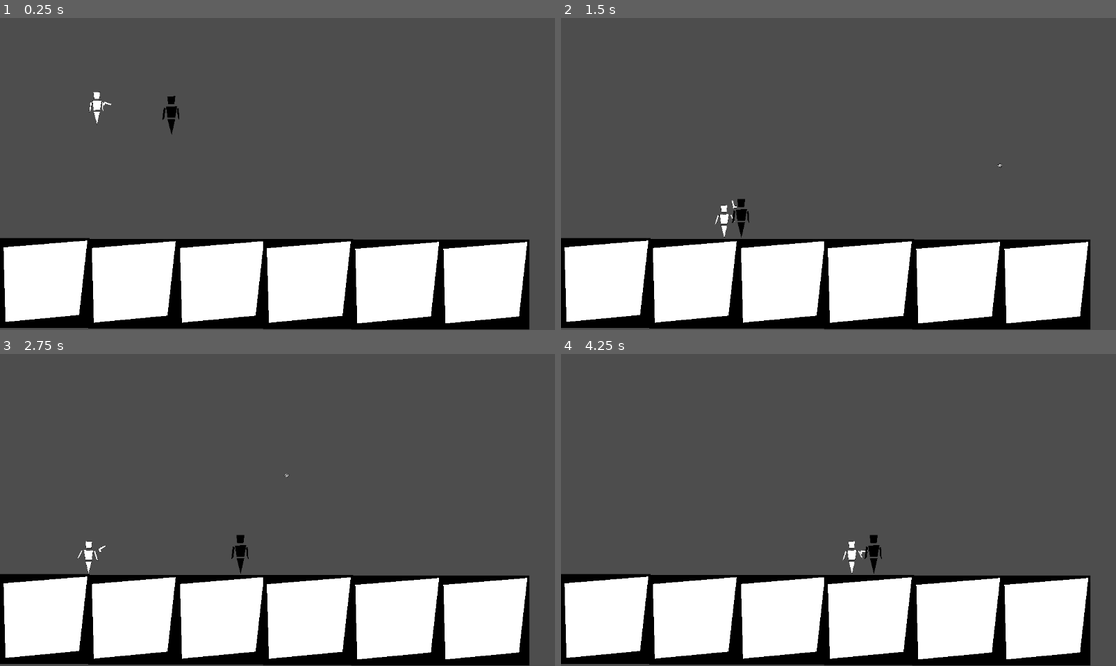
Above: before the commit, frames 1-4 (two rows, left to right).
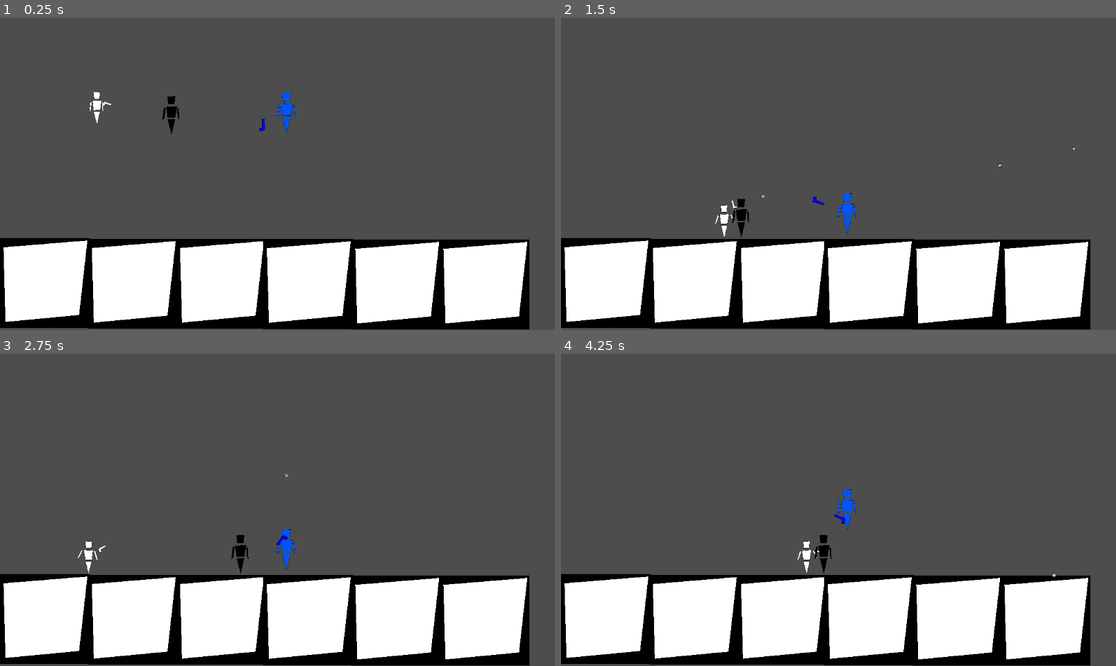
Above: after the commit, the same moments.

Repository: BrianTruong23/mirror_divide
Game: Godot game, scene res://game.tscn
Two runs of this game, one before a commit and one after it. Both use one fixed random seed, a clock stepped at 60 frames per second and the inputs below.
Inputs (mouse positions are in pixels of both pictures, inside the frame that each line leads up to):
- Up to frame 1 (0.25 s): no input
- Up to frame 2 (1.5 s): tap Enter (ui_accept) at 0.5, 0.77 s; move the mouse to (960, 158) at 0.52 s; hold D (player_right) from 0.53 s (still down); click (960, 158) at 0.6 s; tap K (player_shoot_2, bound only after the commit) at 0.8, 1.35 s; move the mouse to (727, 189) at 1.27 s
- Up to frame 3 (2.75 s): tap Enter (ui_accept) at 1.52 s; tap Up (player_up_2, bound only after the commit) at 1.55, 2.1 s; move the mouse to (333, 441) at 2.02 s; release D (player_right) at 2.03 s; hold A (player_left) from 2.03 s (still down); click (333, 441) at 2.3 s
- Up to frame 4 (4.25 s): move the mouse to (810, 572) at 2.77 s; release A (player_left) at 2.78 s; hold D (player_right) from 2.78 s (still down); click (810, 572) at 2.85 s; tap Enter (ui_accept) at 3.02, 3.77 s; tap K (player_shoot_2, bound only after the commit) at 3.05, 3.6 s; move the mouse to (1005, 556) at 3.52 s; tap Up (player_up_2, bound only after the commit) at 3.8 s

The runs differ from the first frame. In frame 1, 0.2% of the frame differs, in the area x 46-54%, y 24-37%; in frame 2, 0.2%; in frame 3, 0.2%; in frame 4, 0.8%, in the area x 42-90%, y 43-72%.

Commit message:
bullet moves and add player 2

Diff:
--- /dev/null
+++ b/mirror_divide_game/Player_2.gd
@@ -0,0 +1,57 @@
+extends CharacterBody2D
+
+@export var bullet_scene := preload("res://Bullet.tscn")  # Path to bullet scene
+
+const SPEED = 300.0
+const JUMP_VELOCITY = -400.0
+const GRAVITY = 1000.0
+const BULLET_SPEED = 500.0
+
+@onready var sprite = $AnimatedSprite2D  # Get reference to AnimatedSprite2D
+
+func _physics_process(delta: float) -> void:
+	# Apply gravity if not on the floor
+	if not is_on_floor():
+		velocity.y += GRAVITY * delta
+
+	# Handle jump
+	if Input.is_action_just_pressed("player_up_2") and is_on_floor():
+		velocity.y = JUMP_VELOCITY
+		sprite.play("jump")  # Play jump animation
+
+	# Get movement direction
+	var direction = Vector2.ZERO
+	if Input.is_action_pressed("player_left_2"):
+		direction.x = -1
+	if Input.is_action_pressed("player_right_2"):
+		direction.x = 1
+
+	# Apply movement speed
+	velocity.x = direction.x * SPEED
+
+	# Handle animations
+	if direction.x != 0:  # If moving, play run animation
+		sprite.play("run")
+		sprite.flip_h = direction.x < 0  # Flip the sprite when moving left
+	else:
+		sprite.play("idle")  # Default to idle when not moving
+
+	move_and_slide()
+
+	# Handle shooting
+	if Input.is_action_just_pressed("player_shoot_2"):
+		player_shoot()
+
+
+func player_shoot():
+	if not bullet_scene:
+		print("Bullet scene is not assigned!")
+		return
+
+	var bullet = bullet_scene.instantiate()
+	bullet.position = position + Vector2(0, 12)  # Start at player's position
+
+	bullet.bullet_direction = (position - get_global_mouse_position()).normalized()
+
+	# Add the bullet to the scene
+	get_parent().add_child(bullet)
--- /dev/null
+++ b/mirror_divide_game/Player_2.tscn
@@ -0,0 +1,41 @@
+[gd_scene load_steps=5 format=3 uid="uid://e3xjoir8f4lx"]
+
+[ext_resource type="Texture2D" uid="uid://dvob17mb25i3h" path="res://assetss/player_blue.png" id="1_k2803"]
+[ext_resource type="Texture2D" uid="uid://cmgmds1dbdnff" path="res://assetss/player_default_animation.png" id="2_pj722"]
+
+[sub_resource type="SpriteFrames" id="SpriteFrames_b3qne"]
+animations = [{
+"frames": [{
+"duration": 1.0,
+"texture": ExtResource("1_k2803")
+}],
+"loop": true,
+"name": &"idle",
+"speed": 5.0
+}, {
+"frames": [{
+"duration": 1.0,
+"texture": ExtResource("1_k2803")
+}, {
+"duration": 1.0,
+"texture": ExtResource("2_pj722")
+}],
+"loop": true,
+"name": &"run",
+"speed": 5.0
+}]
+
+[sub_resource type="RectangleShape2D" id="RectangleShape2D_6wyya"]
+size = Vector2(56, 101)
+
+[node name="CharacterBody2D" type="CharacterBody2D"]
+
+[node name="AnimatedSprite2D" type="AnimatedSprite2D" parent="."]
+position = Vector2(71, 58)
+scale = Vector2(0.0914062, 0.0855469)
+sprite_frames = SubResource("SpriteFrames_b3qne")
+animation = &"run"
+
+[node name="CollisionShape2D" type="CollisionShape2D" parent="."]
+position = Vector2(73, 62.5)
+shape = SubResource("RectangleShape2D_6wyya")
--- a/mirror_divide_game/game.tscn
+++ b/mirror_divide_game/game.tscn
@@ -1,7 +1,11 @@
-[gd_scene load_steps=6 format=3 uid="uid://dilgrgn4xrt2m"]
+[gd_scene load_steps=10 format=3 uid="uid://dilgrgn4xrt2m"]
 
+[ext_resource type="PackedScene" uid="uid://e3xjoir8f4lx" path="res://Player_2.tscn" id="1_qlj28"]
+[ext_resource type="Script" path="res://Player_2.gd" id="2_eap3b"]
 [ext_resource type="PackedScene" uid="uid://c04dathkllkwg" path="res://gun.tscn" id="2_fe3mn"]
+[ext_resource type="PackedScene" uid="uid://dvmkr6u6s18m" path="res://gun_2.tscn" id="3_5en7w"]
 [ext_resource type="PackedScene" uid="uid://c5clromjmgu7k" path="res://Player.tscn" id="3_d0l3y"]
+[ext_resource type="Script" path="res://gun_2.gd" id="4_tbff7"]
 [ext_resource type="PackedScene" uid="uid://cr0fd3esxoj37" path="res://Enemy.tscn" id="4_x7f01"]
 [ext_resource type="Texture2D" uid="uid://b1s0mvek3nqnp" path="res://assetss/platform_black.png" id="5_q3onh"]
 
@@ -9,6 +13,14 @@
 distance = -323.0
 
 [node name="Game" type="Node2D"]
+
+[node name="Player_2" parent="." instance=ExtResource("1_qlj28")]
+position = Vector2(524, 102)
+script = ExtResource("2_eap3b")
+
+[node name="Area2D" parent="Player_2" instance=ExtResource("3_5en7w")]
+position = Vector2(33, 58)
+script = ExtResource("4_tbff7")
 
 [node name="StaticBody2D" type="StaticBody2D" parent="."]
 
--- /dev/null
+++ b/mirror_divide_game/gun_2.gd
@@ -0,0 +1,8 @@
+extends Area2D
+
+
+# Called when the node enters the scene tree for the first time.
+
+# Called every frame. 'delta' is the elapsed time since the previous frame.
+func _process(delta: float) -> void:
+	look_at(get_global_mouse_position())
--- /dev/null
+++ b/mirror_divide_game/gun_2.tscn
@@ -0,0 +1,17 @@
+[gd_scene load_steps=3 format=3 uid="uid://dvmkr6u6s18m"]
+
+[ext_resource type="Texture2D" uid="uid://cfc00trfqqiu2" path="res://assetss/gun_blue_2.png" id="1_eypdc"]
+
+[sub_resource type="RectangleShape2D" id="RectangleShape2D_2rh0e"]
+size = Vector2(60.1094, 37.9688)
+
+[node name="Area2D" type="Area2D"]
+
+[node name="Sprite2D" type="Sprite2D" parent="."]
+position = Vector2(27.3125, 19.125)
+scale = Vector2(0.16105, 0.110704)
+texture = ExtResource("1_eypdc")
+
+[node name="CollisionShape2D" type="CollisionShape2D" parent="."]
+position = Vector2(29, 19)
+shape = SubResource("RectangleShape2D_2rh0e")
--- a/mirror_divide_game/project.godot
+++ b/mirror_divide_game/project.godot
@@ -42,6 +42,31 @@
 "events": [Object(InputEventMouseButton,"resource_local_to_scene":false,"resource_name":"","device":-1,"window_id":0,"a …(258 unchanged characters)…
 ]
 }
+player_up_2={
+"deadzone": 0.5,
+"events": [Object(InputEventKey,"resource_local_to_scene":false,"resource_name":"","device":-1,"window_id":0,"alt_pressed":false,"shift_pressed":false,"ctrl_pressed":false,"meta_pressed":false,"pressed":false,"keycode":0,"physical_keycode":4194320,"key_label":0,"unicode":0,"location":0,"echo":false,"script":null)
+]
+}
+player_down_2={
+"deadzone": 0.5,
+"events": [Object(InputEventKey,"resource_local_to_scene":false,"resource_name":"","device":-1,"window_id":0,"alt_pressed":false,"shift_pressed":false,"ctrl_pressed":false,"meta_pressed":false,"pressed":false,"keycode":0,"physical_keycode":4194322,"key_label":0,"unicode":0,"location":0,"echo":false,"script":null)
+]
+}
+player_right_2={
+"deadzone": 0.5,
+"events": [Object(InputEventKey,"resource_local_to_scene":false,"resource_name":"","device":-1,"window_id":0,"alt_pressed":false,"shift_pressed":false,"ctrl_pressed":false,"meta_pressed":false,"pressed":false,"keycode":0,"physical_keycode":4194321,"key_label":0,"unicode":0,"location":0,"echo":false,"script":null)
+]
+}
+player_left_2={
+"deadzone": 0.5,
+"events": [Object(InputEventKey,"resource_local_to_scene":false,"resource_name":"","device":-1,"window_id":0,"alt_pressed":false,"shift_pressed":false,"ctrl_pressed":false,"meta_pressed":false,"pressed":false,"keycode":0,"physical_keycode":4194319,"key_label":0,"unicode":0,"location":0,"echo":false,"script":null)
+]
+}
+player_shoot_2={
+"deadzone": 0.5,
+"events": [Object(InputEventKey,"resource_local_to_scene":false,"resource_name":"","device":-1,"window_id":0,"alt_pressed":false,"shift_pressed":false,"ctrl_pressed":false,"meta_pressed":false,"pressed":false,"keycode":0,"physical_keycode":75,"key_label":0,"unicode":107,"location":0,"echo":false,"script":null)
+]
+}
 
 [rendering]
 
Not shown, added: mirror_divide_game/BOS_IET_Foley_One_Shot_Grapple.wav.import
Not shown, added: mirror_divide_game/ESM_DGF_fx_foley_footstep_gravel_troll_walk_slow_rocky_terrain_heavy_deep_09.wav.import
Not shown, added: mirror_divide_game/ESM_Explainer_Video_One_Shot_Foley_Footstep_Concrete_Walking_Walk_1.wav.import
Not shown, added: mirror_divide_game/OS_LB_SFX_Ray_Gun.wav.import
Binary file changed: mirror_divide_game/assetss/gun_blue.png
Binary file added: mirror_divide_game/assetss/gun_blue_2.png
Not shown, added: mirror_divide_game/assetss/gun_blue_2.png.import
Not shown, added: mirror_divide_game/assetss/.DS_Store
